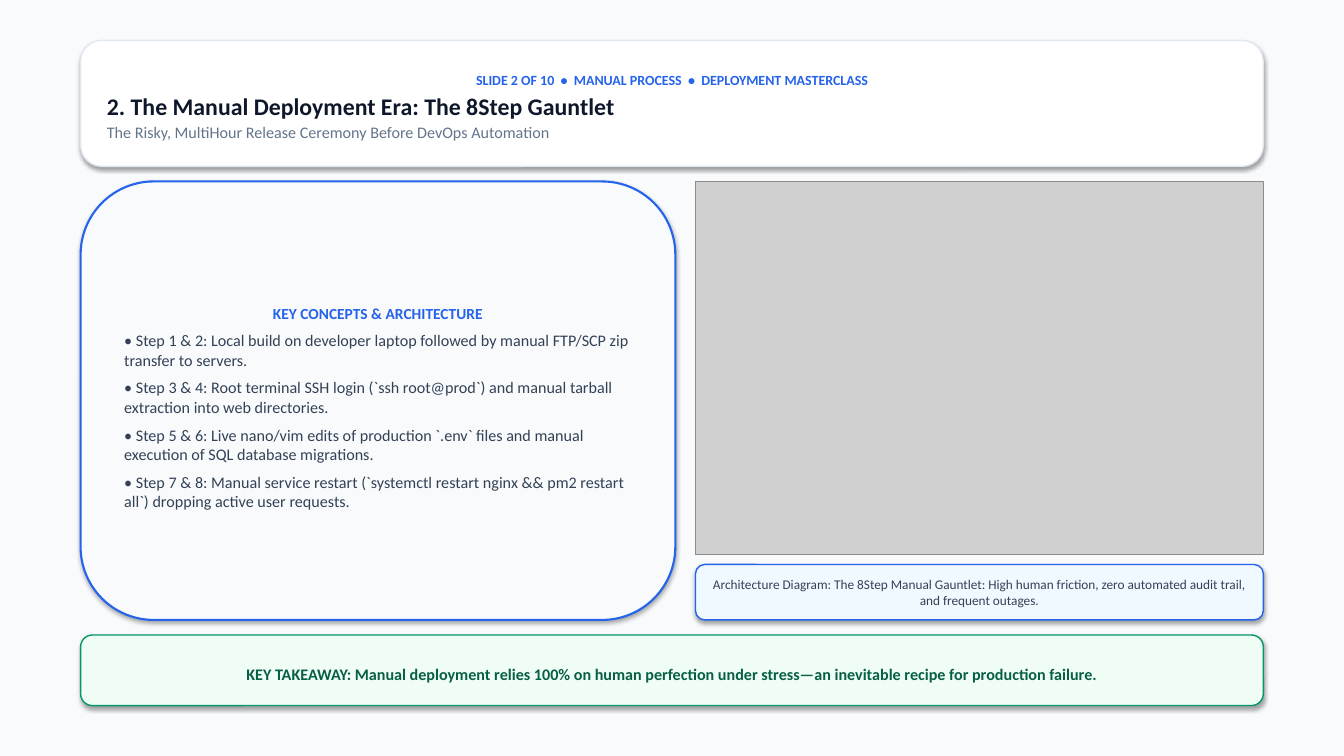
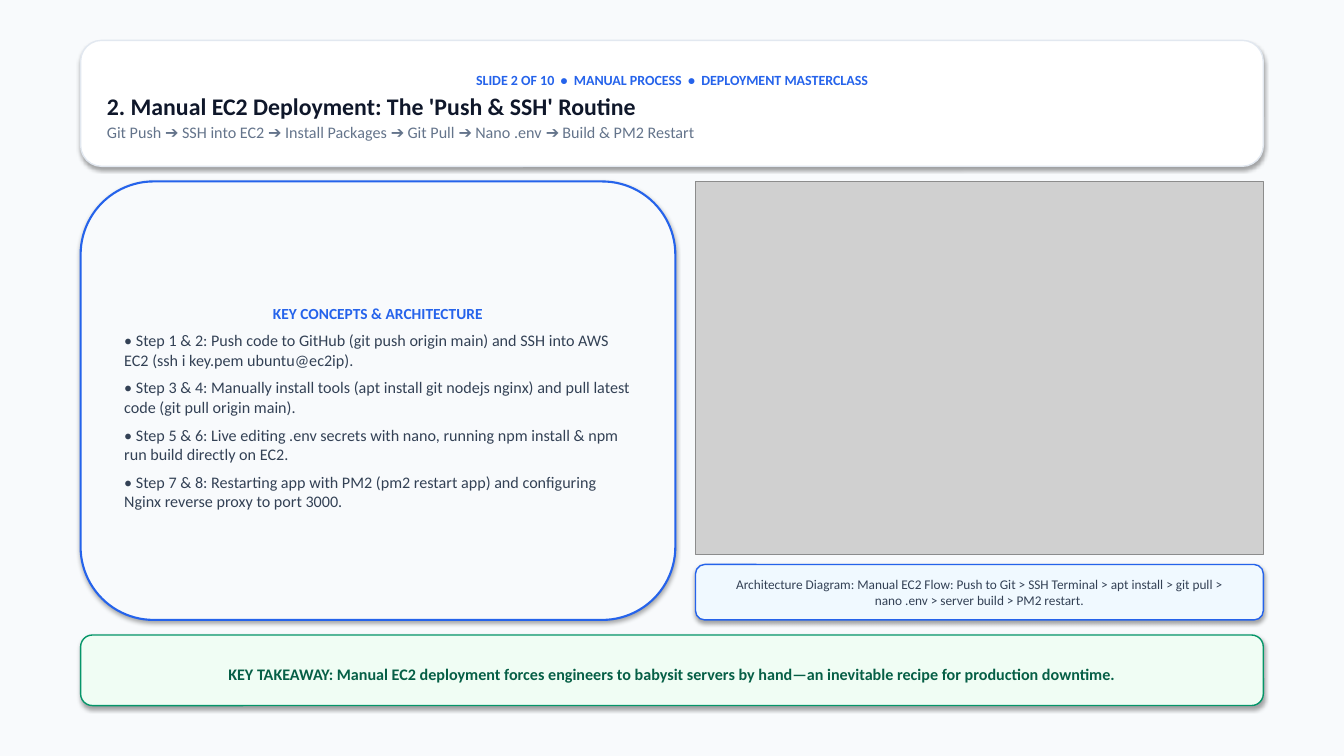
Before and after one commit to aajerabanu0508/cicd-masterclass, a slide deck: slide 3 of Deployment_Masterclass_10_Slides.pptx. Drawn at 1344x756 pixels with LibreOffice and Linux fonts; fonts in the diff are those of the drawing; grey boxes stand for pictures. Boxes give left, top, right and bottom in pixels: in the first picture for what was removed or moved away, otherwise in the second. Text is boxed around its words. In the diff, an @@ line names an element or a change of style, - is before the commit and + after.

Commit message:
feat(deployment): update manual deployment to real-world GitHub push, EC2 SSH, git pull and server build workflow

```diff
--- a/Deployment_Masterclass_10_Slides.pptx
+++ b/Deployment_Masterclass_10_Slides.pptx
@@ text in rounded rectangle at [107,98,695,141]: text changed @@
-2. The Manual Deployment Era: The 8Step Gauntlet
-The Risky, MultiHour Release Ceremony Before DevOps Automation
+2. Manual EC2 Deployment: The 'Push & SSH' Routine
+Git Push ➔ SSH into EC2 ➔ Install Packages ➔ Git Pull ➔ Nano .env ➔ Build & PM2 Restart
@@ text in rounded rectangle at [124,334,630,510]: text changed @@
-• Step 1 & 2: Local build on developer laptop followed by manual FTP/SCP zip transfer to servers.
-• Step 3 & 4: Root terminal SSH login (`ssh root@prod`) and manual tarball extraction into web directories.
-• Step 5 & 6: Live nano/vim edits of production `.env` files and manual execution of SQL database migrations.
-• Step 7 & 8: Manual service restart (`systemctl restart nginx && pm2 restart all`) dropping active user requests.
+• Step 1 & 2: Push code to GitHub (git push origin main) and SSH into AWS EC2 (ssh i key.pem ubuntu@ec2ip).
+• Step 3 & 4: Manually install tools (apt install git nodejs nginx) and pull latest code (git pull origin main).
+• Step 5 & 6: Live editing .env secrets with nano, running npm install & npm run build directly on EC2.
+• Step 7 & 8: Restarting app with PM2 (pm2 restart app) and configuring Nginx reverse proxy to port 3000.
@@ text in rounded rectangle at [736,579,1213,605]: text changed @@
-Architecture Diagram: The 8Step Manual Gauntlet: High human friction, zero automated audit trail, and frequent outages.
+Architecture Diagram: Manual EC2 Flow: Push to Git > SSH Terminal > apt install > git pull > nano .env > server build > PM2 restart.
@@ text in rounded rectangle at [228,668,1115,683]: text changed @@
-KEY TAKEAWAY: Manual deployment relies 100% on human perfection under stress—an inevitable recipe for production failure.
+KEY TAKEAWAY: Manual EC2 deployment forces engineers to babysit servers by hand—an inevitable recipe for production downtime.
```
Also in this commit, not shown: 1 other slide changed, 6 other files.
